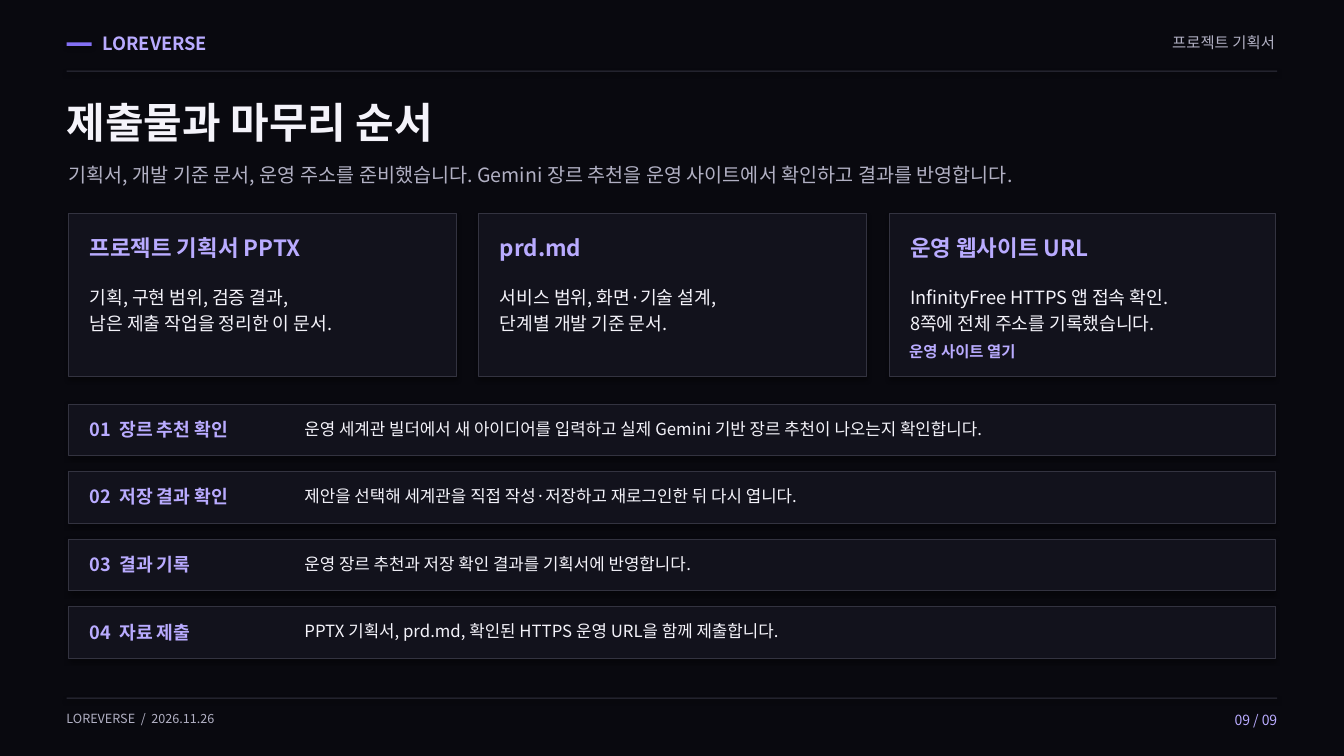
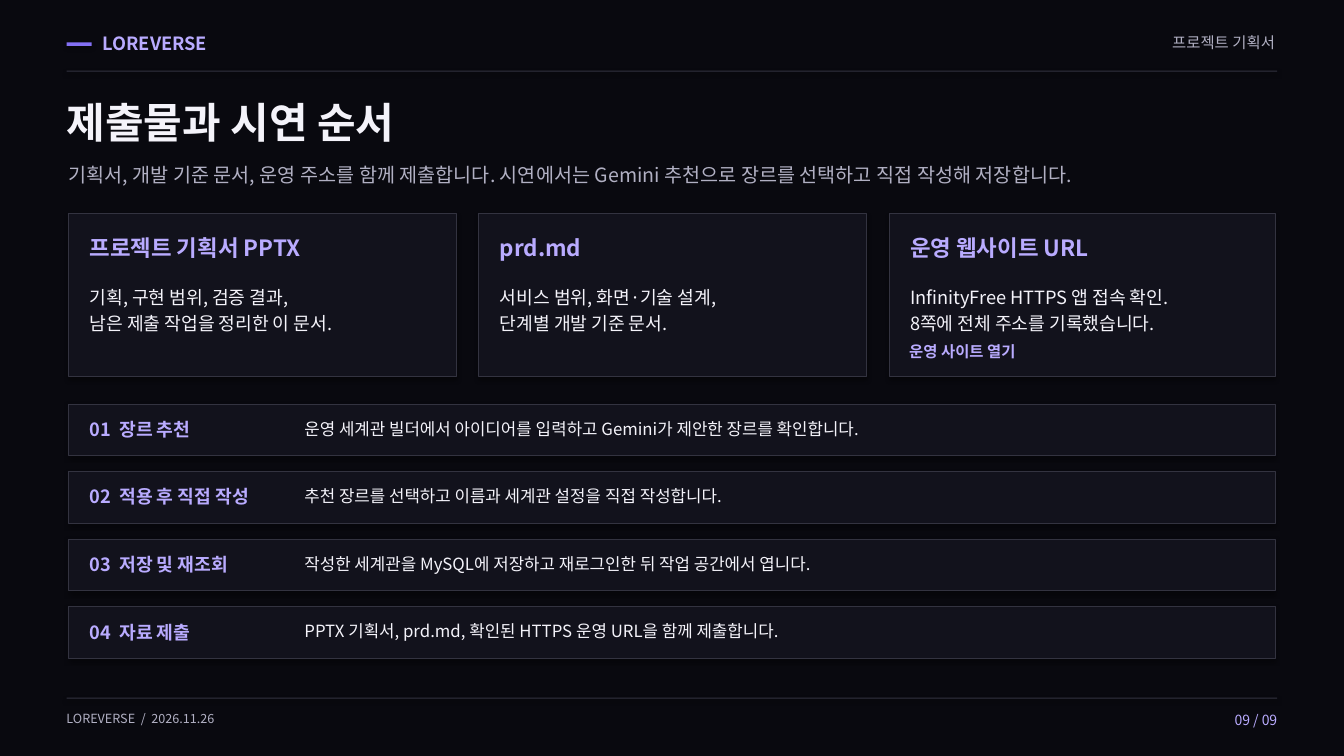
Before and after one commit to 05SUA/-, a slide deck: slide 9 of LOREVERSE/submission/LOREVERSE-project-plan.pptx. Drawn at 1344x756 pixels with LibreOffice and Linux fonts; fonts in the diff are those of the drawing. Boxes give left, top, right and bottom in pixels: in the first picture for what was removed or moved away, otherwise in the second. Text is boxed around its words. In the diff, an @@ line names an element or a change of style, - is before the commit and + after.

```diff
--- a/LOREVERSE/submission/LOREVERSE-project-plan.pptx
+++ b/LOREVERSE/submission/LOREVERSE-project-plan.pptx
@@ text at (66, 102, 394, 142): text changed @@
-제출물과 마무리 순서
+제출물과 시연 순서
@@ text at (68, 165, 1072, 186): text changed @@
-기획서, 개발 기준 문서, 운영 주소를 준비했습니다. Gemini 장르 추천을 운영 사이트에서 확인하고 결과를 반영합니다.
+기획서, 개발 기준 문서, 운영 주소를 함께 제출합니다. 시연에서는 Gemini 추천으로 장르를 선택하고 직접 작성해 저장합니다.
@@ text at (90, 420, 190, 438): text changed @@
-01 장르 추천 확인
+01 장르 추천
@@ text at (304, 421, 859, 437): text changed @@
-운영 세계관 빌더에서 새 아이디어를 입력하고 실제 Gemini 기반 장르 추천이 나오는지 확인합니다.
+운영 세계관 빌더에서 아이디어를 입력하고 Gemini가 제안한 장르를 확인합니다.
@@ text at (90, 487, 248, 505): text changed @@
-02 저장 결과 확인
+02 적용 후 직접 작성
@@ text at (304, 488, 722, 504): text changed @@
-제안을 선택해 세계관을 직접 작성·저장하고 재로그인한 뒤 다시 엽니다.
+추천 장르를 선택하고 이름과 세계관 설정을 직접 작성합니다.
@@ text at (90, 555, 228, 573): text changed @@
-03 결과 기록
+03 저장 및 재조회
@@ text at (304, 556, 810, 574): text changed @@
-운영 장르 추천과 저장 확인 결과를 기획서에 반영합니다.
+작성한 세계관을 MySQL에 저장하고 재로그인한 뒤 작업 공간에서 엽니다.
```
Also in this commit, not shown: 4 other slides changed, 2 other files.
